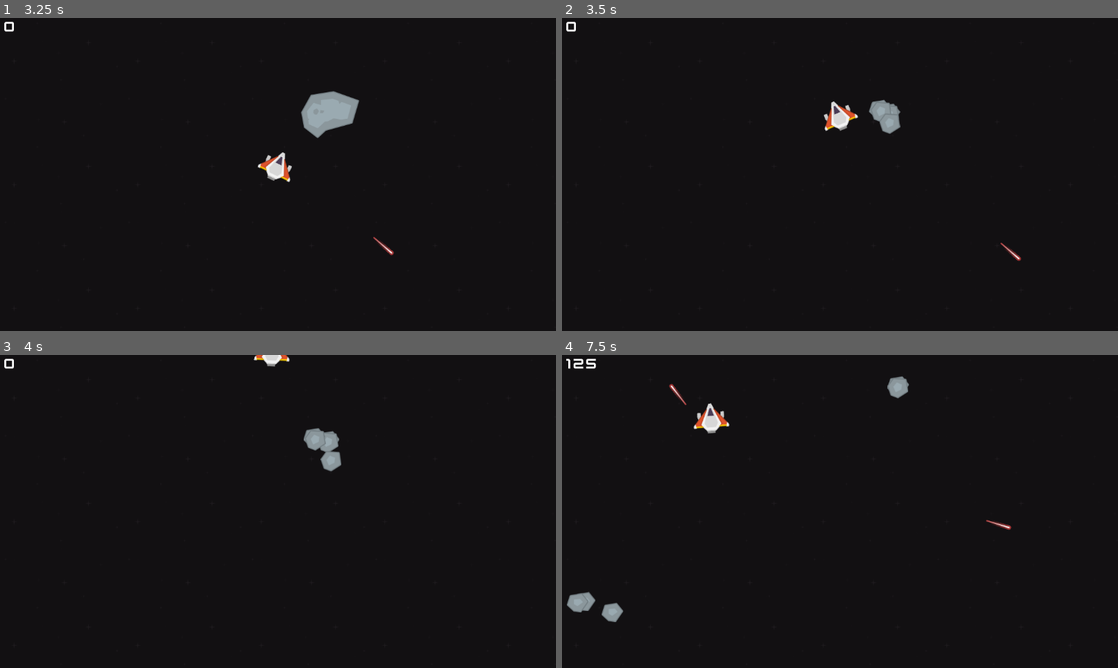
Above: before the commit, frames 1-4 (two rows, left to right).
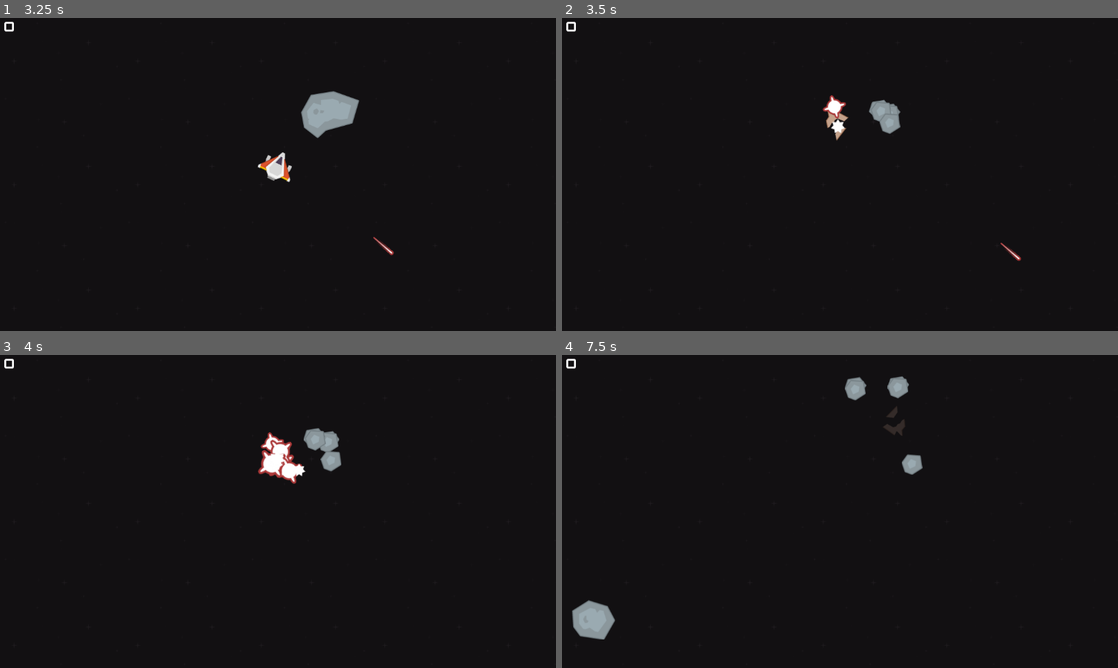
Above: after the commit, the same moments.

Repository: davi4046/asteroids_godot
Game: Godot game, scene res://scenes/world/world.tscn
The game is run twice, just before and just after one commit, with the same random seed, the same clock (stepped at 60 frames per second) and the same inputs. Sound files missing from this copy of the repository are replaced by a short silence.
Inputs:
- Up to frame 1 (3.25 s): hold W (Accelerate) 0.53-2.03 s; tap Space (Shoot Lasers) every 0.75 s from 0.6 to 2.85 s; hold A (Turn Left) from 2.03 s (still down)
- Up to frame 2 (3.5 s): keep holding A (Turn Left)
- Up to frame 3 (4 s): keep holding A (Turn Left); tap Space (Shoot Lasers) at 3.6 s
- Up to frame 4 (7.5 s): release A (Turn Left) at 4.28 s; hold D (Turn Right) 4.28-5.03 s; tap Space (Shoot Lasers) every 0.75 s from 4.35 to 7.35 s; hold W (Accelerate) 5.03-5.78 s; hold D (Turn Right) from 5.78 s (still down)

Frame 1 is identical in both runs. In frame 2, 0.4% of the frame differs, in the area x 46-54%, y 24-40%; in frame 3, 0.9%; in frame 4, 2.0%, in the area x 0-81%, y 1-91%.

Commit message:
Create player explosion effect

Diff:
--- /dev/null
+++ b/scenes/effects/player_explosion/player_explosion.gd
@@ -0,0 +1,7 @@
+extends Node2D
+
+
+func _ready():
+	$Particles1.emitting = true
+	$Particles2.emitting = true
+	$Particles3.emitting = true
--- /dev/null
+++ b/scenes/effects/player_explosion/player_explosion.tscn
@@ -0,0 +1,51 @@
+[gd_scene load_steps=6 format=3 uid="uid://c6sok4k00w5kb"]
+
+[ext_resource type="Script" path="res://scenes/effects/player_explosion/player_explosion.gd" id="1_8abnq"]
+[ext_resource type="Texture2D" uid="uid://cr8hp0g85ql1c" path="res://assets/textures/laserRed08.png" id="2_ndml1"]
+[ext_resource type="Texture2D" uid="uid://bfd55wpfbj5ln" path="res://assets/textures/star3.png" id="3_mwyxq"]
+[ext_resource type="Texture2D" uid="uid://bhm2ycw0nfuxn" path="res://assets/textures/playerShip3_damage3.png" id="4_5r56u"]
+
+[sub_resource type="Gradient" id="Gradient_k4iyn"]
+colors = PackedColorArray(1, 1, 1, 1, 1, 1, 1, 0)
+
+[node name="Explosion" type="Node2D"]
+z_index = 3
+script = ExtResource("1_8abnq")
+
+[node name="Particles1" type="CPUParticles2D" parent="."]
+emitting = false
+one_shot = true
+randomness = 0.25
+texture = ExtResource("2_ndml1")
+emission_shape = 1
+emission_sphere_radius = 50.0
+gravity = Vector2(0, 0)
+angle_max = 360.0
+scale_amount_max = 1.5
+
+[node name="Particles2" type="CPUParticles2D" parent="."]
+emitting = false
+amount = 4
+one_shot = true
+randomness = 0.25
+texture = ExtResource("3_mwyxq")
+emission_shape = 1
+emission_sphere_radius = 50.0
+gravity = Vector2(0, 0)
+scale_amount_max = 1.5
+
+[node name="Particles3" type="CPUParticles2D" parent="."]
+z_index = -1
+emitting = false
+amount = 1
+lifetime = 5.0
+one_shot = true
+explosiveness = 1.0
+texture = ExtResource("4_5r56u")
+gravity = Vector2(0, 0)
+initial_velocity_max = 50.0
+angular_velocity_max = 50.0
+angle_max = 360.0
+scale_amount_min = 0.75
+scale_amount_max = 0.75
+color_ramp = SubResource("Gradient_k4iyn")
--- a/scenes/player/player.gd
+++ b/scenes/player/player.gd
@@ -59,3 +59,9 @@
 		preload("res://assets/audio/explosionCrunch_004.ogg")
 	])
 	get_parent().add_child(audio_player)
+
+	var explosion = preload("res://scenes/effects/player_explosion/player_explosion.tscn").instantiate()
+	explosion.position = position
+	get_parent().add_child(explosion)
+
+	queue_free()
--- a/scenes/player/player.tscn
+++ b/scenes/player/player.tscn
@@ -27,7 +27,7 @@
 }]
 
 [node name="Player" type="RigidBody2D"]
-z_index = 5
+z_index = 2
 collision_mask = 2
 gravity_scale = 0.0
 max_contacts_reported = 1
Binary file added: assets/textures/laserRed08.png
Not shown, added: assets/textures/laserRed08.png.import
Binary file added: assets/textures/playerShip3_damage3.png
Not shown, added: assets/textures/playerShip3_damage3.png.import
Binary file added: assets/textures/star3.png
Not shown, added: assets/textures/star3.png.import
